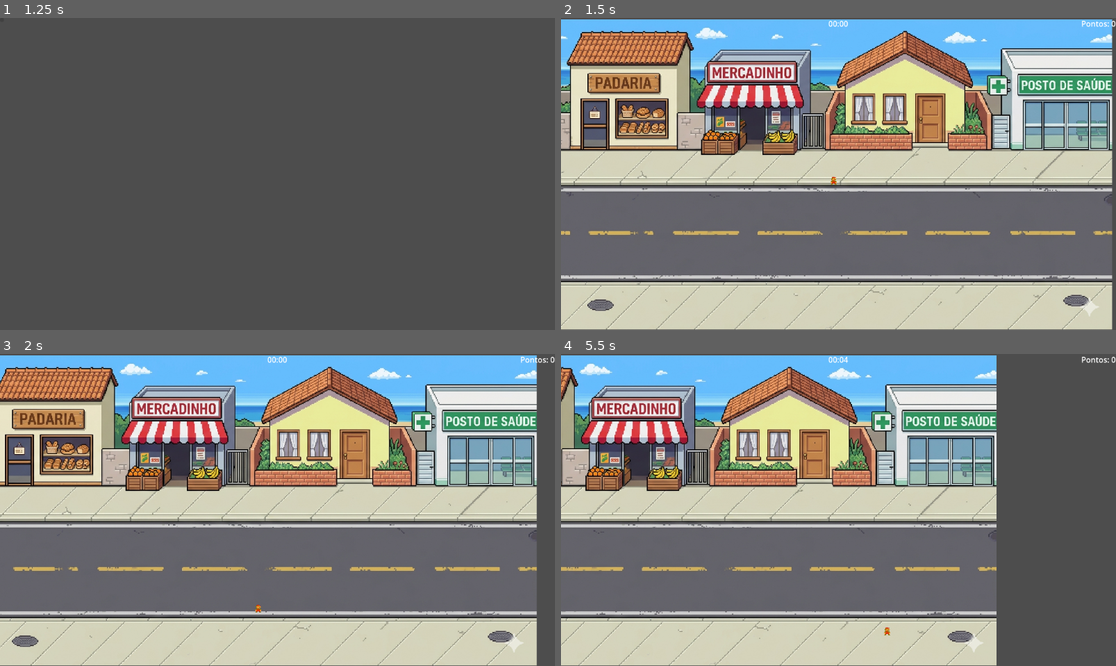
Above: before the commit, frames 1-4 (two rows, left to right).
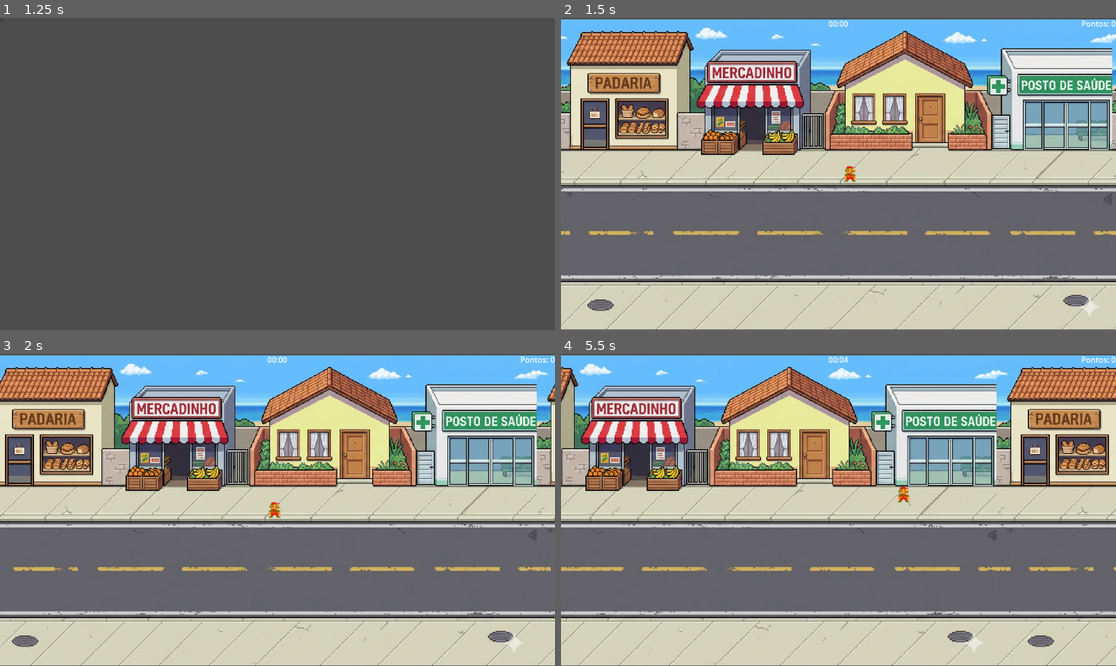
Above: after the commit, the same moments.

Repository: omanramalho42/unifor-ts02-prototipos
Game: Godot game, scene res://scenes/start_screen.tscn
Two runs of this game, one before a commit and one after it. Both use one fixed random seed, a clock stepped at 60 frames per second and the inputs below.
Inputs (mouse positions are in pixels of both pictures, inside the frame that each line leads up to):
- Up to frame 1 (1.25 s): click (0, 21) at 0.5 s
- Up to frame 2 (1.5 s): click (561, 21) at 1.25 s
- Up to frame 3 (2 s): no input
- Up to frame 4 (5.5 s): tap Enter (ui_accept) at 2, 2.1, 2.27, 2.57, 2.85, 3.02, 3.32, 3.6, 4.35, 4.52, 4.82, 5.1, 5.27 s; hold Right (ui_right) 2.03-3.53 s; hold Left (ui_left) 3.53-4.28 s; hold Right (ui_right) from 4.28 s (still down)

Frame 1 is identical in both runs. In frame 2, 0.8% of the frame differs, in the area x 48-100%, y 0-100%; in frame 3, 3.3%; in frame 4, 21%, in the area x 58-100%, y 0-100%.

Commit message:
feat: adicionando chão e 'teto'

Diff:
--- a/guardioes-do-bairro/scenes/player.gd
+++ b/guardioes-do-bairro/scenes/player.gd
@@ -1,13 +1,14 @@
 extends CharacterBody2D
 
 const VELOCIDADE := 180.0
-const FORCA_PULO := -380.0
-const GRAVIDADE := 900.0
+const PULO_ALTURA := 16.0
+const PULO_DURACAO := 0.4
 
 @export var vidas_max: int = 3
 
 var vidas: int = 3
 var invulneravel: bool = false
+var pulando: bool = false
 var inventario: Array[int] = []
 
 @onready var sprite: AnimatedSprite2D = $AnimatedSprite2D
@@ -25,14 +26,28 @@
 	timer_invulneravel.wait_time = 1.0
 	timer_invulneravel.timeout.connect(_fim_invulnerabilidade)
 
-func _physics_process(delta: float) -> void:
-	if not is_on_floor():
-		velocity.y += GRAVIDADE * delta
-	var direcao := Input.get_axis("ui_left", "ui_right")
-	velocity.x = direcao * VELOCIDADE
-	if Input.is_action_just_pressed("ui_accept") and is_on_floor():
-		velocity.y = FORCA_PULO
+func _physics_process(_delta: float) -> void:
+	var direcao := Input.get_vector("ui_left", "ui_right", "ui_up", "ui_down")
+	velocity = direcao * VELOCIDADE
+	if Input.is_action_just_pressed("ui_accept") and not pulando:
+		_pular()
 	move_and_slide()
+
+func _pular() -> void:
+	pulando = true
+	invulneravel = true
+	var y_inicial := sprite.position.y
+	var tween := create_tween()
+	tween.tween_property(sprite, "position:y", y_inicial - PULO_ALTURA, PULO_DURACAO / 2.0)\
+		.set_trans(Tween.TRANS_QUAD).set_ease(Tween.EASE_OUT)
+	tween.tween_property(sprite, "position:y", y_inicial, PULO_DURACAO / 2.0)\
+		.set_trans(Tween.TRANS_QUAD).set_ease(Tween.EASE_IN)
+	tween.tween_callback(_fim_pulo)
+
+func _fim_pulo() -> void:
+	pulando = false
+	if not timer_invulneravel.time_left > 0:
+		invulneravel = false
 
 func receber_dano(quantidade: int) -> void:
 	if invulneravel:
@@ -59,7 +74,8 @@
 	lixo_coletado.emit(tipo)
 
 func _fim_invulnerabilidade() -> void:
-	invulneravel = false
+	if not pulando:
+		invulneravel = false
 	sprite.modulate.a = 1.0
 
 func _piscar() -> void:
@@ -69,16 +85,16 @@
 
 
 func _on_descarte_feito(tipo: int, acertou: bool) -> void:
-	pass # Replace with function body.
+	pass
 
 
 func _on_morreu() -> void:
-	pass # Replace with function body.
+	pass
 
 
 func _on_lixo_coletado(tipo: int) -> void:
-	pass # Replace with function body.
+	pass
 
 
 func _on_vida_alterada(vidas_atuais: int) -> void:
-	pass # Replace with function body.
+	pass
--- a/guardioes-do-bairro/scenes/player.tscn
+++ b/guardioes-do-bairro/scenes/player.tscn
@@ -21,6 +21,7 @@
 size = Vector2(12, 18)
 
 [node name="Player" type="CharacterBody2D" unique_id=1787145465]
+scale = Vector2(2, 2)
 script = ExtResource("1_3vyb7")
 
 [node name="AnimatedSprite2D" type="AnimatedSprite2D" parent="." unique_id=1260084796]
--- a/guardioes-do-bairro/scenes/street.tscn
+++ b/guardioes-do-bairro/scenes/street.tscn
@@ -25,10 +25,11 @@
 
 [sub_resource type="SegmentShape2D" id="SegmentShape2D_3ffmx"]
 a = Vector2(6, 764)
-b = Vector2(1368, 764)
+b = Vector2(2436, 755)
 
 [node name="Street" type="Node2D" unique_id=2069552500]
 script = ExtResource("1_yrasx")
+metadata/_edit_horizontal_guides_ = [320.0]
 
 [node name="Sprite2D" type="Sprite2D" parent="." unique_id=1526574870]
 position = Vector2(-576, -321)
@@ -37,9 +38,17 @@
 centered = false
 script = SubResource("GDScript_t23v0")
 
-[node name="Camera2D" type="Camera2D" parent="." unique_id=97365126]
+[node name="Sprite2D2" type="Sprite2D" parent="." unique_id=1935162043]
+position = Vector2(578, -321.00003)
+scale = Vector2(0.8385417, 0.8385417)
+texture = ExtResource("1_tr5t1")
+centered = false
+script = SubResource("GDScript_t23v0")
 
 [node name="Player" parent="." unique_id=1787145465 instance=ExtResource("2_3ffmx")]
+position = Vector2(34, 0)
+
+[node name="Camera2D" type="Camera2D" parent="." unique_id=97365126]
 
 [node name="DamageArea" type="Area2D" parent="." unique_id=1773741218]
 
@@ -52,7 +61,13 @@
 [node name="StaticBody2D" type="StaticBody2D" parent="." unique_id=1884749587]
 
 [node name="CollisionShape2D" type="CollisionShape2D" parent="StaticBody2D" unique_id=1010268763]
-position = Vector2(-649, -441)
+position = Vector2(-687, -826)
+shape = SubResource("SegmentShape2D_3ffmx")
+
+[node name="StaticBody2D2" type="StaticBody2D" parent="." unique_id=1550971507]
+
+[node name="CollisionShape2D" type="CollisionShape2D" parent="StaticBody2D2" unique_id=2050380529]
+position = Vector2(-687, -438)
 shape = SubResource("SegmentShape2D_3ffmx")
 
 [node name="Node2D" type="Node2D" parent="." unique_id=276398000]
